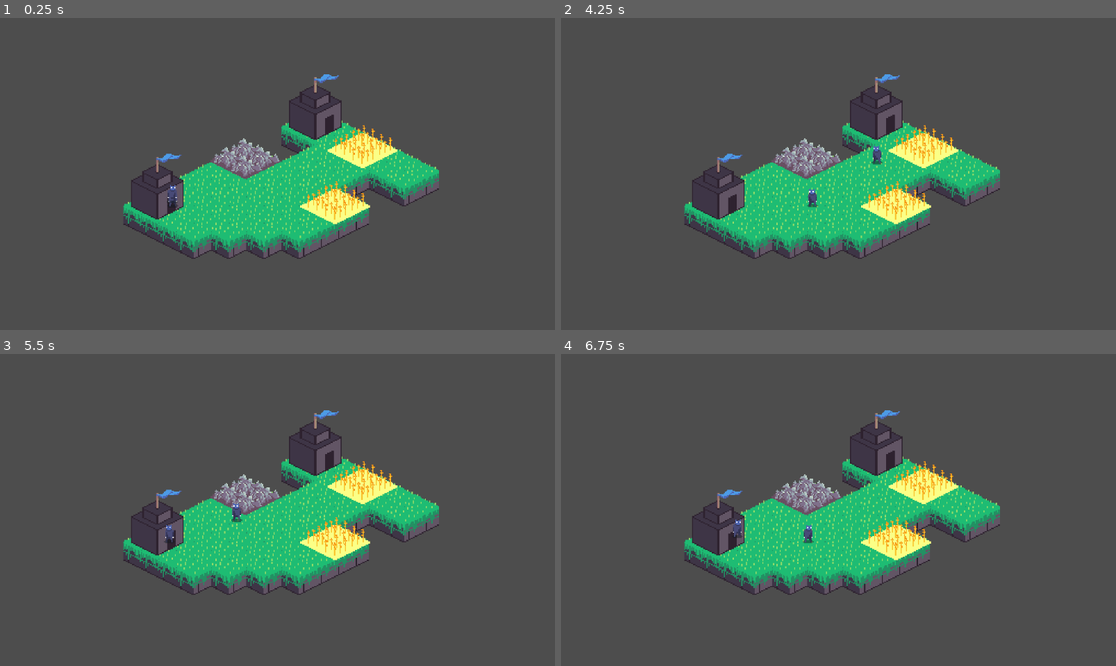
Above: before the commit, frames 1-4 (two rows, left to right).
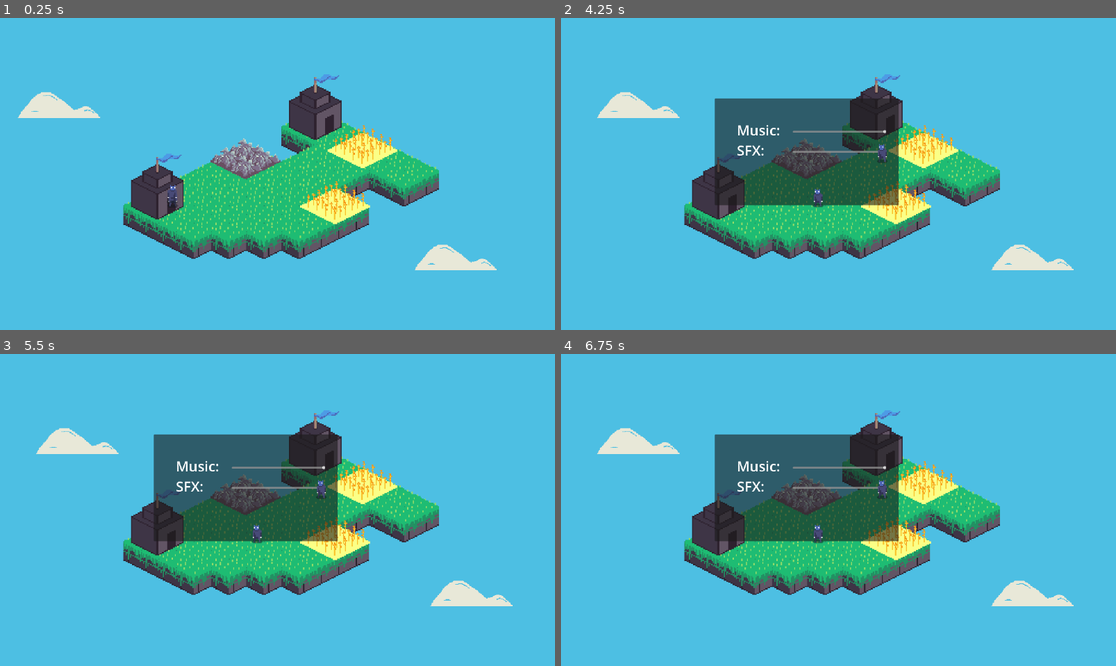
Above: after the commit, the same moments.

Repository: SuperSheaff/Ludum-Dare-55
Game: Godot game, scene res://Scenes/Levels/main.tscn
Same seed, same stepped clock (60 frames per second), same inputs: the game is played once before the commit and once after it. Sound files missing from this copy of the repository are replaced by a short silence.
Inputs:
- Up to frame 1 (0.25 s): no input
- Up to frame 2 (4.25 s): tap Enter at 0.5 s; tap Space at 3.5 s; tap Escape (ui_cancel) at 4.15 s
- Up to frame 3 (5.5 s): no input
- Up to frame 4 (6.75 s): no input

The runs differ from the first frame. In frame 1, 83% of the frame differs, in the area x 0-100%, y 0-100%; in frame 2, 90%; in frame 3, 90%; in frame 4, 90%.

Commit message:
pause menu! and sound sliders

Diff:
--- /dev/null
+++ b/Scenes/Environment/cloud.gd
@@ -0,0 +1,13 @@
+extends Node2D
+
+var speed = 1
+
+# Called when the node enters the scene tree for the first time.
+func _ready():
+	speed = randf_range(0.1, .6)
+
+
+# Called every frame. 'delta' is the elapsed time since the previous frame.
+func _process(delta):
+	position.x += speed
+	pass
--- /dev/null
+++ b/Scenes/Environment/cloud.tscn
@@ -0,0 +1,10 @@
+[gd_scene load_steps=3 format=3 uid="uid://l5riaxieapx4"]
+
+[ext_resource type="Script" path="res://Scenes/Environment/cloud.gd" id="1_27duu"]
+[ext_resource type="Texture2D" uid="uid://ckniockffreh" path="res://Sprites/Environment/cloud_1.png" id="1_lssi2"]
+
+[node name="Cloud" type="Node2D"]
+script = ExtResource("1_27duu")
+
+[node name="Sprite2D" type="Sprite2D" parent="."]
+texture = ExtResource("1_lssi2")
--- /dev/null
+++ b/Scenes/Levels/main.gd
@@ -0,0 +1,19 @@
+extends Node2D
+
+@onready var pause_menu = $Pause
+
+func _process(delta):
+	#if Input.is_action_just_pressed("ui_cancel"):
+		#
+		#pause_menu.show()
+		#get_tree().paused = true
+		#pass
+	pass
+
+
+func _unhandled_input(event):
+	if pause_menu.visible == false:
+		if event is InputEventKey:
+			if event.pressed and event.keycode == KEY_ESCAPE:
+				pause_menu.make_visible()
+				get_tree().paused = true
--- a/Scenes/Levels/main.tscn
+++ b/Scenes/Levels/main.tscn
@@ -1,14 +1,18 @@
-[gd_scene load_steps=7 format=3 uid="uid://u06ql36qquqn"]
+[gd_scene load_steps=10 format=3 uid="uid://u06ql36qquqn"]
 
+[ext_resource type="Script" path="res://Scenes/Levels/main.gd" id="1_aqap3"]
 [ext_resource type="PackedScene" uid="uid://cndvm7kt7sj42" path="res://Tilemaps/tile_map.tscn" id="2_ik118"]
 [ext_resource type="PackedScene" uid="uid://ccorg5bj766v5" path="res://Scenes/Buildings/house.tscn" id="3_ul3hg"]
 [ext_resource type="PackedScene" uid="uid://2hlkl607tjp6" path="res://Scenes/Resources/ore.tscn" id="4_1ypp8"]
 [ext_resource type="PackedScene" uid="uid://fcn2r66phgcl" path="res://Scenes/Resources/food.tscn" id="4_fhhta"]
 [ext_resource type="PackedScene" uid="uid://cgi0s30chscjh" path="res://Scenes/Buildings/barracks.tscn" id="5_r5ic8"]
+[ext_resource type="PackedScene" uid="uid://l5riaxieapx4" path="res://Scenes/Environment/cloud.tscn" id="6_14di8"]
+[ext_resource type="PackedScene" uid="uid://chhmxseam8mb6" path="res://Scenes/UI/pause_menu.tscn" id="7_tqgo0"]
 
 [sub_resource type="GDScript" id="GDScript_0hur3"]
 
 [node name="Main" type="Node2D"]
+script = ExtResource("1_aqap3")
 
 [node name="GameController" type="Node" parent="."]
 script = SubResource("GDScript_0hur3")
@@ -31,5 +35,25 @@
 position = Vector2(143, 93)
 zoom = Vector2(0.455, 0.455)
 
+[node name="ColorRect" type="ColorRect" parent="Camera2D"]
+z_index = -4
+offset_left = -1308.0
+offset_top = -759.0
+offset_right = 1288.0
+offset_bottom = 732.0
+color = Color(0.301961, 0.74902, 0.890196, 1)
+
 [node name="Barracks" parent="." groups=["Barracks"] instance=ExtResource("5_r5ic8")]
 position = Vector2(315, -123)
+
+[node name="Environment" type="Node" parent="."]
+
+[node name="Cloud" parent="Environment" instance=ExtResource("6_14di8")]
+position = Vector2(953, 446)
+
+[node name="Cloud2" parent="Environment" instance=ExtResource("6_14di8")]
+position = Vector2(-857, -250)
+
+[node name="Pause" parent="." instance=ExtResource("7_tqgo0")]
+process_mode = 2
+visible = false
--- /dev/null
+++ b/Scenes/UI/pause_menu.gd
@@ -0,0 +1,43 @@
+extends Control
+
+var can_be_closed = false
+
+# Called when the node enters the scene tree for the first time.
+func _ready():
+	pass # Replace with function body.
+
+func make_visible():
+	$Timer.start()
+	show()
+
+## Called every frame. 'delta' is the elapsed time since the previous frame.
+func _process(delta):
+	if can_be_closed:
+		if Input.is_action_just_pressed("ui_cancel"):
+			get_tree().paused = false
+			hide()
+			can_be_closed = false
+			pass
+
+#func _unhandled_input(event):
+	#print("asda")
+	#if event is InputEventKey:
+		#if event.pressed and event.keycode == KEY_ESCAPE:
+			#hide()
+			#get_tree().paused = false
+
+
+func _on_music_slider_value_changed(value):
+	var bus_index = AudioServer.get_bus_index("MUSIC")
+	AudioServer.set_bus_volume_db(bus_index, linear_to_db(value))
+	pass # Replace with function body.
+
+
+func _on_sfx_slider_value_changed(value):
+	var bus_index = AudioServer.get_bus_index("SFX")
+	AudioServer.set_bus_volume_db(bus_index, linear_to_db(value))
+
+
+func _on_timer_timeout():
+	can_be_closed = true
+	pass # Replace with function body.
--- /dev/null
+++ b/Scenes/UI/pause_menu.tscn
@@ -0,0 +1,83 @@
+[gd_scene load_steps=2 format=3 uid="uid://chhmxseam8mb6"]
+
+[ext_resource type="Script" path="res://Scenes/UI/pause_menu.gd" id="1_7usrh"]
+
+[node name="Pause" type="Control"]
+layout_mode = 3
+anchors_preset = 0
+offset_left = -421.0
+offset_top = -252.0
+offset_right = 418.0
+offset_bottom = 235.0
+script = ExtResource("1_7usrh")
+
+[node name="Panel" type="Panel" parent="."]
+layout_mode = 1
+anchors_preset = 15
+anchor_right = 1.0
+anchor_bottom = 1.0
+grow_horizontal = 2
+grow_vertical = 2
+
+[node name="MarginContainer" type="MarginContainer" parent="Panel"]
+layout_mode = 1
+anchors_preset = 15
+anchor_right = 1.0
+anchor_bottom = 1.0
+grow_horizontal = 2
+grow_vertical = 2
+theme_override_constants/margin_left = 100
+theme_override_constants/margin_top = 100
+
+[node name="VBoxContainer" type="VBoxContainer" parent="Panel/MarginContainer"]
+layout_mode = 2
+
+[node name="Music" type="Label" parent="Panel/MarginContainer/VBoxContainer"]
+layout_mode = 2
+theme_override_font_sizes/font_size = 64
+text = "Music:"
+
+[node name="MusicSlider" type="HSlider" parent="Panel/MarginContainer/VBoxContainer/Music"]
+layout_mode = 1
+anchors_preset = 6
+anchor_left = 1.0
+anchor_top = 0.5
+anchor_right = 1.0
+anchor_bottom = 0.5
+offset_left = -484.0
+offset_right = -56.0
+offset_bottom = 16.0
+grow_horizontal = 0
+grow_vertical = 2
+max_value = 1.0
+step = 0.05
+value = 1.0
+
+[node name="SFX" type="Label" parent="Panel/MarginContainer/VBoxContainer"]
+layout_mode = 2
+theme_override_font_sizes/font_size = 64
+text = "SFX:"
+
+[node name="SFXSlider" type="HSlider" parent="Panel/MarginContainer/VBoxContainer/SFX"]
+layout_mode = 1
+anchors_preset = 6
+anchor_left = 1.0
+anchor_top = 0.5
+anchor_right = 1.0
+anchor_bottom = 0.5
+offset_left = -484.0
+offset_right = -56.0
+offset_bottom = 16.0
+grow_horizontal = 0
+grow_vertical = 2
+max_value = 1.0
+step = 0.05
+value = 1.0
+
+[node name="Timer" type="Timer" parent="."]
+wait_time = 0.389
+one_shot = true
+
+[connection signal="value_changed" from="Panel/MarginContainer/VBoxContainer/Music/MusicSlider" to="." method="_on_music_slider_value_changed"]
+[connection signal="value_changed" from="Panel/MarginContainer/VBoxContainer/SFX/SFXSlider" to="." method="_on_sfx_slider_value_changed"]
+[connection signal="timeout" from="Timer" to="." method="_on_timer_timeout"]
--- /dev/null
+++ b/default_bus_layout.tres
@@ -0,0 +1,15 @@
+[gd_resource type="AudioBusLayout" format=3 uid="uid://dv7darq18rd8a"]
+
+[resource]
+bus/1/name = &"MUSIC"
+bus/1/solo = false
+bus/1/mute = false
+bus/1/bypass_fx = false
+bus/1/volume_db = 0.0
+bus/1/send = &"Master"
+bus/2/name = &"SFX"
+bus/2/solo = false
+bus/2/mute = false
+bus/2/bypass_fx = false
+bus/2/volume_db = 0.0
+bus/2/send = &"Master"
--- a/project.godot
+++ b/project.godot
@@ -24,3 +24,4 @@
 
 textures/canvas_textures/default_texture_filter=0
 renderer/rendering_method="mobile"
+environment/defaults/default_clear_color=Color(0.301961, 0.301961, 0.301961, 1)
Binary file added: Sprites/Environment/cloud_1.aseprite
Binary file added: Sprites/Environment/cloud_1.png
Not shown, added: Sprites/Environment/cloud_1.png.import
